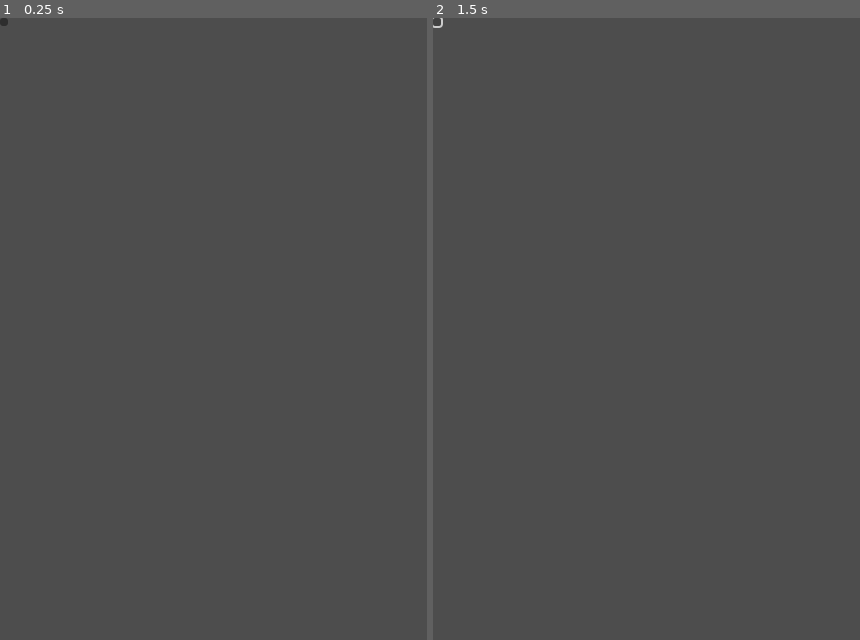
Above: before the commit, frames 1-2 (left to right).
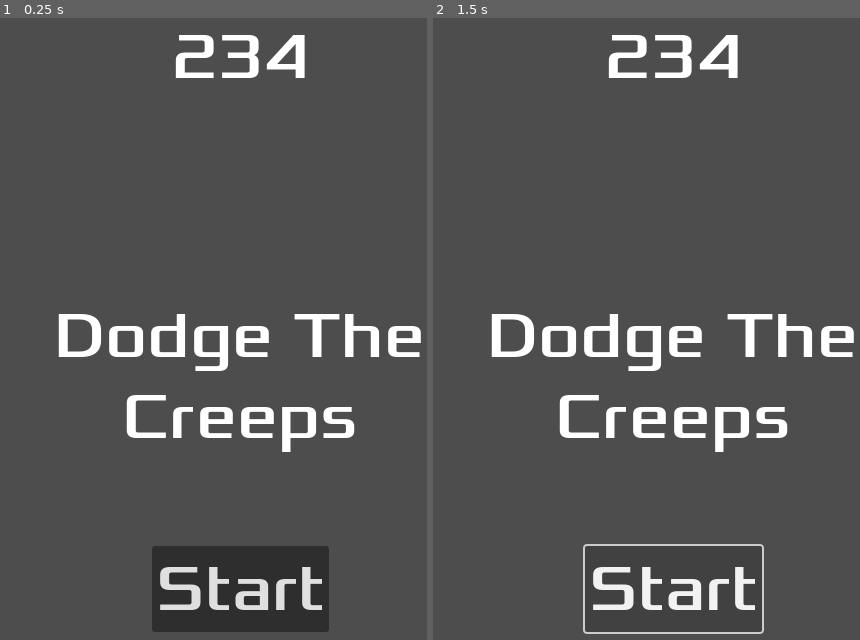
Above: after the commit, the same moments.

Repository: Mintteacup/DodgeTheCreeps-Godot-4
Game: Godot game, scene res://hud.tscn
Same seed, same stepped clock (60 frames per second), same inputs: the game is played once before the commit and once after it. This scene is started directly instead of the project's main scene.
Inputs (mouse positions are in pixels of both pictures, inside the frame that each line leads up to; where the layout moved, square brackets give the same spot in the first picture):
- Up to frame 1 (0.25 s): no input
- Up to frame 2 (1.5 s): click (672, 590) [437, 24] at 0.5 s; click (672, 590) [437, 24] at 1.25 s

The runs differ from the first frame. In frame 1, 10% of the frame differs, in the area x 0-99%, y 0-99%; in frame 2, 6.3%.

Commit message:
Update hud.tscn

Diff:
--- a/hud.tscn
+++ b/hud.tscn
@@ -1,17 +1,54 @@
-[gd_scene format=3 uid="uid://dhxmbkn6wvlap"]
+[gd_scene load_steps=2 format=3 uid="uid://dhxmbkn6wvlap"]
+
+[ext_resource type="FontFile" uid="uid://dwo803d7ftuab" path="res://fonts/Xolonium-Regular.ttf" id="1_s4l64"]
 
 [node name="HUD" type="CanvasLayer"]
 
 [node name="ScoreLabel" type="Label" parent="."]
-offset_right = 40.0
-offset_bottom = 23.0
+anchors_preset = 5
+anchor_left = 0.5
+anchor_right = 0.5
+offset_left = -67.5
+offset_right = 67.5
+offset_bottom = 81.0
+grow_horizontal = 2
+theme_override_fonts/font = ExtResource("1_s4l64")
+theme_override_font_sizes/font_size = 64
+text = "234"
 
 [node name="Message" type="Label" parent="."]
-offset_right = 40.0
-offset_bottom = 23.0
+anchors_preset = 8
+anchor_left = 0.5
+anchor_top = 0.5
+anchor_right = 0.5
+anchor_bottom = 0.5
+offset_left = -240.0
+offset_top = -81.0
+offset_right = 240.0
+offset_bottom = 81.0
+grow_horizontal = 2
+grow_vertical = 2
+theme_override_fonts/font = ExtResource("1_s4l64")
+theme_override_font_sizes/font_size = 64
+text = "Dodge The
+Creeps"
+horizontal_alignment = 1
 
 [node name="StartButton" type="Button" parent="."]
-offset_right = 8.0
-offset_bottom = 8.0
+anchors_preset = 7
+anchor_left = 0.5
+anchor_top = 1.0
+anchor_right = 0.5
+anchor_bottom = 1.0
+offset_left = -88.0
+offset_top = -192.0
+offset_right = 89.0
+offset_bottom = -106.0
+grow_horizontal = 2
+grow_vertical = 0
+size_flags_vertical = 0
+theme_override_fonts/font = ExtResource("1_s4l64")
+theme_override_font_sizes/font_size = 64
+text = "Start"
 
 [node name="MessageTimer" type="Timer" parent="."]
